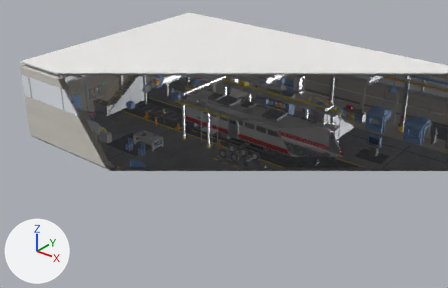
Renders of the glTF model app/public/szene.glb from each side of a commit.
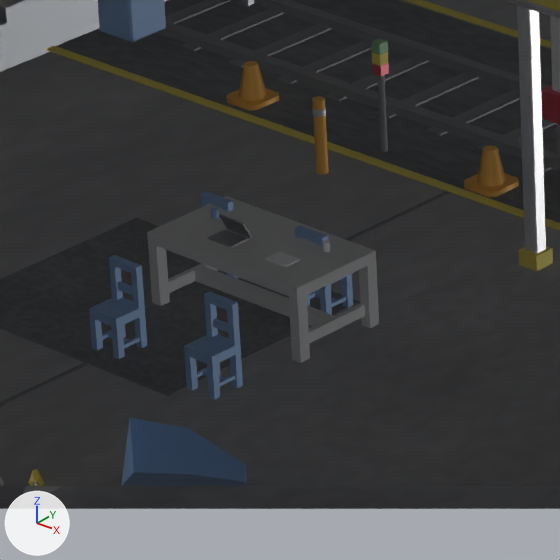
Old and new are each drawn whole from a 50 mm camera at (24.87, -36.69, 21.85) aimed at (-2.97, -1.88, 0.27) and again close up on the part from 25% to 42% of the width and 36% to 62% of the height. Arrows for +X, +Y and +Z are at lower left; the lights stay in place. The first two pictures are the older version. Everything nearer to the camera than a plane just in front of the edit is cut away. Where no turn or scale is listed for an object, it has been applied to the vertices.

In view in the first close-up: 'Buehne_Stuetze_0_1', 'Gleis_Schiene_Nord', 'Gleis_Schiene_Sued', 'Halle_Boden_GrubeSued', 'Halle_Boden_West', 'Halle_Gleiszone_West', 'Halle_Markierung_Sued', 'Station_6_teppich', 'box-large', 'chair(Clone)', 'chair(Clone).001', 'chair(Clone).002', 'chair(Clone).003', 'table(Clone)' and 39 more.
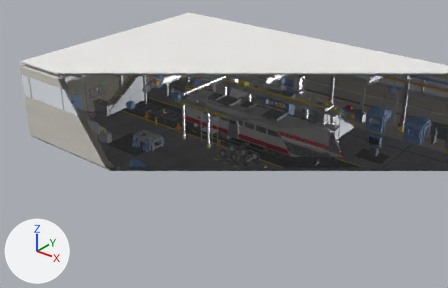
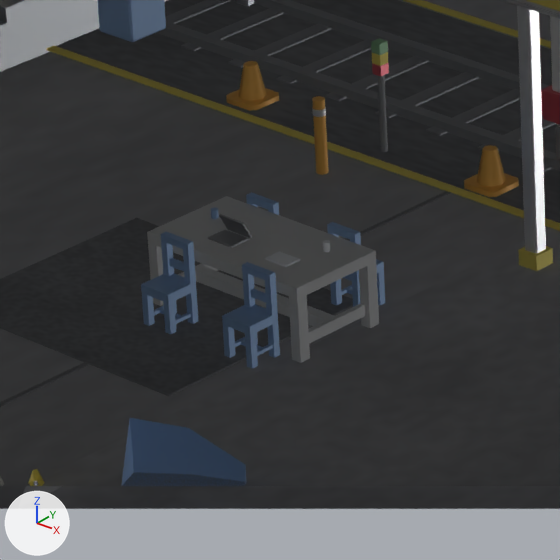
Boxes (x1, y1, x2, y2) around the edits, measured in the close-ups (560 x 560 px):
'chair(Clone).002', moved: before (89, 255, 147, 359); after (141, 232, 199, 334)
'chair(Clone).003', moved: before (184, 292, 243, 399); after (222, 262, 280, 369)
'chair(Clone).001', moved: before (295, 226, 353, 315); after (327, 222, 385, 307)
'chair(Clone)', moved: before (201, 191, 238, 279); after (246, 192, 279, 215)

The change, as a diff of the scene's bpy script:
```diff
--- a/app/public/szene.glb.py
+++ b/app/public/szene.glb.py
@@ ob_chair_clone @@
 ob_chair_clone = bpy.data.objects.new('chair(Clone)', me_mesh_chair_001)
-ob_chair_clone.location = (-8.7, -4.7, 0.0)
+ob_chair_clone.location = (-8.3, -4.42, 0.0)
@@ ob_chair_clone__001 @@
 ob_chair_clone__001 = bpy.data.objects.new('chair(Clone).001', me_mesh_chair_002)
-ob_chair_clone__001.location = (-7.3, -4.7, 0.0)
+ob_chair_clone__001.location = (-7.1, -4.42, 0.0)
@@ ob_chair_clone__002 @@
 ob_chair_clone__002 = bpy.data.objects.new('chair(Clone).002', me_mesh_chair_003)
-ob_chair_clone__002.location = (-8.7, -7.15, 0.0)
+ob_chair_clone__002.location = (-8.7, -6.41, 0.0)
@@ ob_chair_clone__003 @@
 ob_chair_clone__003 = bpy.data.objects.new('chair(Clone).003', me_mesh_chair_004)
-ob_chair_clone__003.location = (-7.3, -7.15, 0.0)
+ob_chair_clone__003.location = (-7.5, -6.41, 0.0)
```
